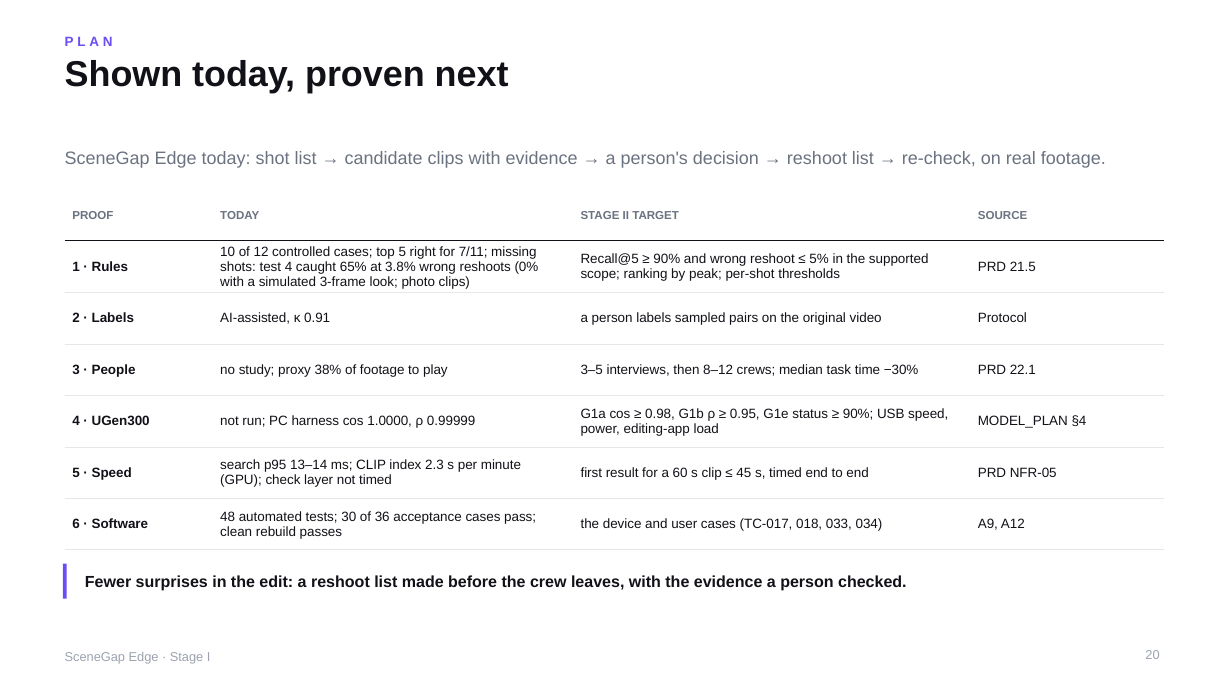
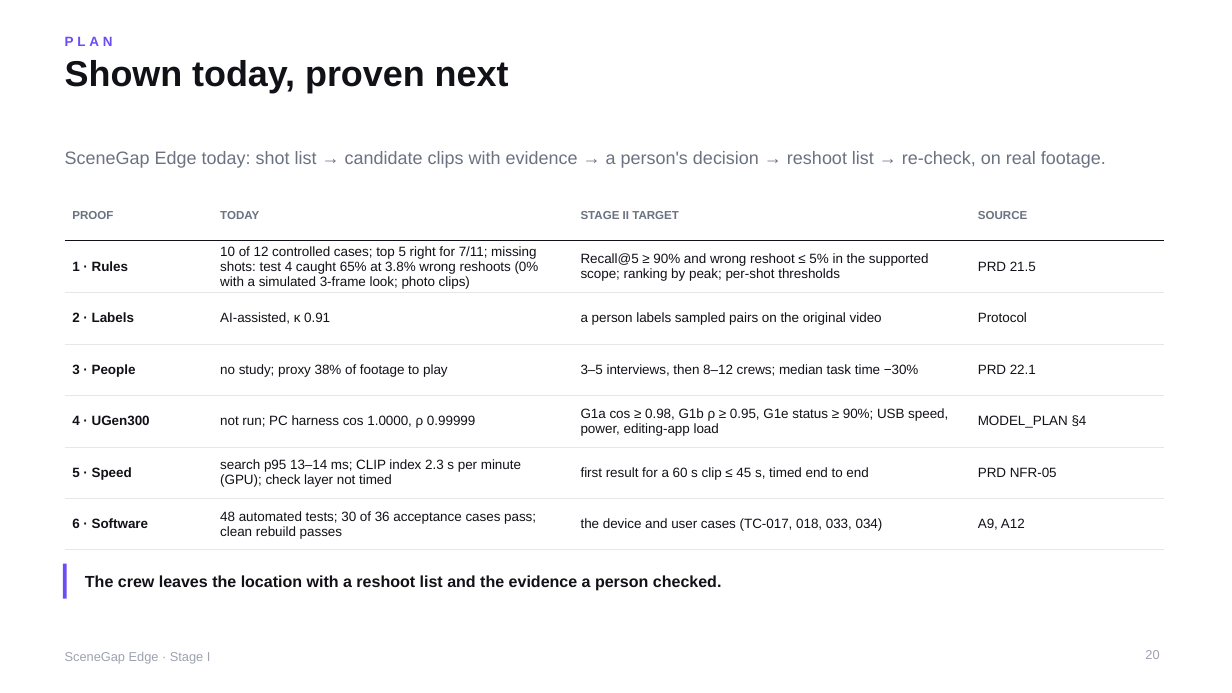
Before and after one commit to yu9bryan/scenegap-edge, a slide deck: slide 20 of docs/deck/SceneGapEdge_StageI_Proposal.pptx. Drawn at 1232x693 pixels with LibreOffice and Linux fonts; fonts in the diff are those of the drawing. Boxes give left, top, right and bottom in pixels: in the first picture for what was removed or moved away, otherwise in the second. Text is boxed around its words. In the diff, an @@ line names an element or a change of style, - is before the commit and + after.

```diff
--- a/docs/deck/SceneGapEdge_StageI_Proposal.pptx
+++ b/docs/deck/SceneGapEdge_StageI_Proposal.pptx
@@ text at (x1=85, y1=575, x2=722, y2=591): text changed @@
-Fewer surprises in the edit: a reshoot list made before the crew leaves, with the evidence a person checked.
+The crew leaves the location with a reshoot list and the evidence a person checked.
```
Also in this commit, not shown: 3 other slides changed, 9 other files.
